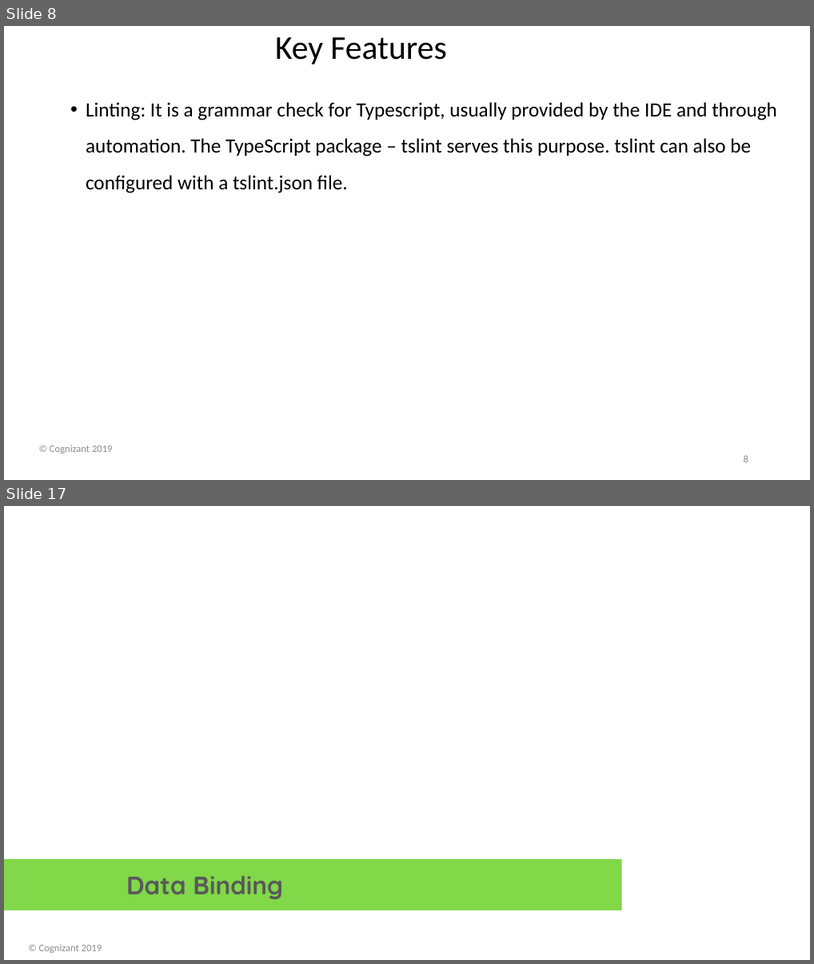
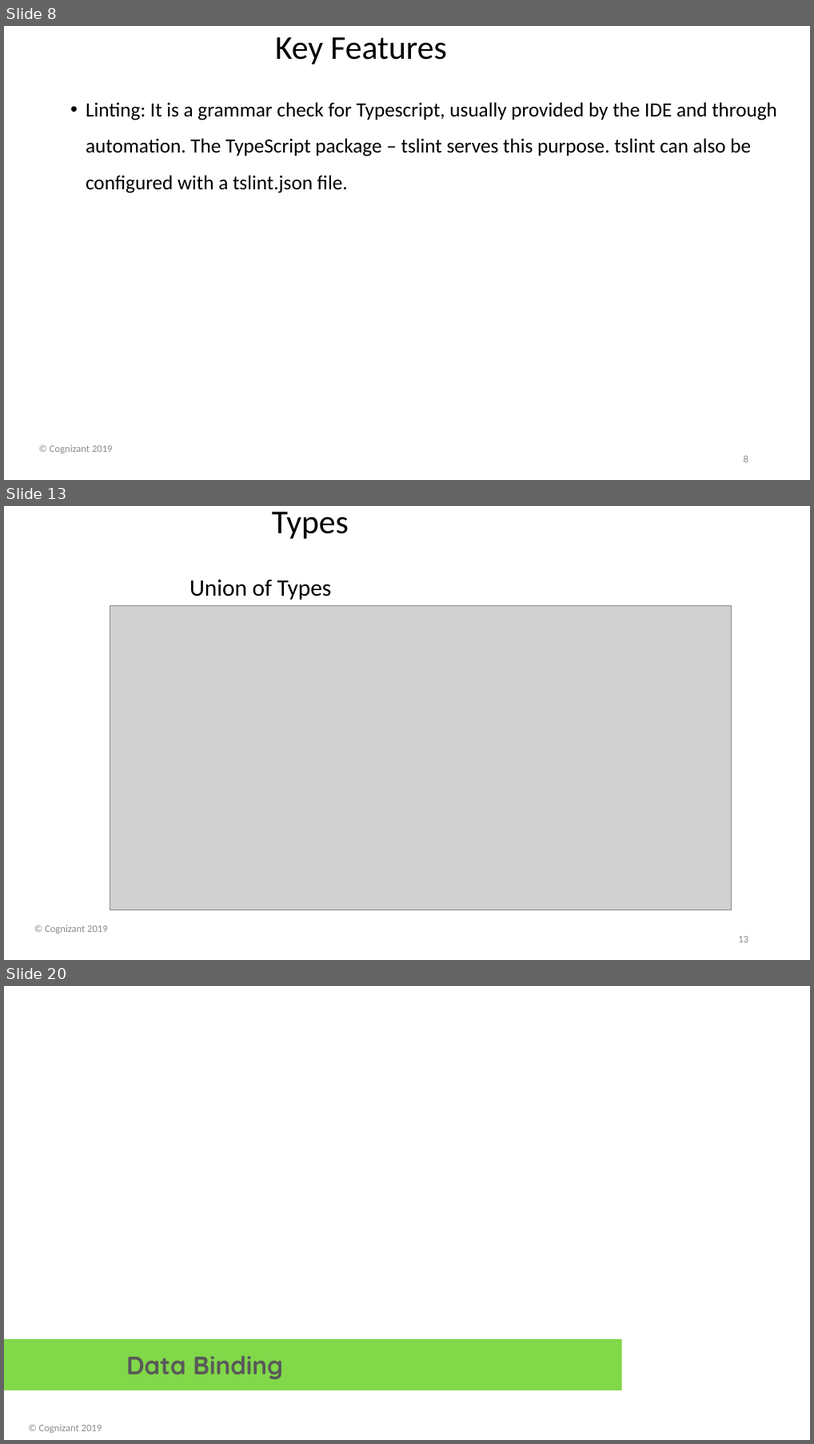
Before and after one commit to davembrownx/PowerPoint-Decks, a slide deck: Angular 8 Day 2 Basic Concepts and Binding.pptx. Shown one above the other, each under a label of ours: slides 8 and 17 before the commit, slides 8, 13 and 20 after it; the slides between them are not shown. The pictures are 814x964 and 814x1444 pixels, drawn with LibreOffice and Linux fonts; fonts in the diff are those of the drawing; grey boxes stand for pictures; background and template pictures are left out. Boxes give left, top, right and bottom in pixels: in the first picture for what was removed or moved away, otherwise in the second. Text is boxed around its words. In the diff, an @@ line names an element or a change of style, - is before the commit and + after.

```diff
--- a/Angular 8 Day 2 Basic Concepts and Binding.pptx
+++ b/Angular 8 Day 2 Basic Concepts and Binding.pptx
@@ slide 13 added at (4,506,810,960), background picture (left out) @@
@@ title added at (272,512,349,539), 39.6 pt, text #000000 @@
+Types
@@ text added at (190,579,332,600), 28 pt, text #000000 @@
+  Union of Types
@@ picture added at (110,605,732,910) @@
@@ text added at (45,924,108,933), 12 pt, text #8C8C8C @@
+© Cognizant 2019
@@ page number added at (738,936,749,942), 12 pt, text #8C8C8C @@
+13
@@ what was slide 17 is now slide 20 @@
```
Also in this commit, not shown: 9 slides changed, 4 other slides added, 2 slides removed.
